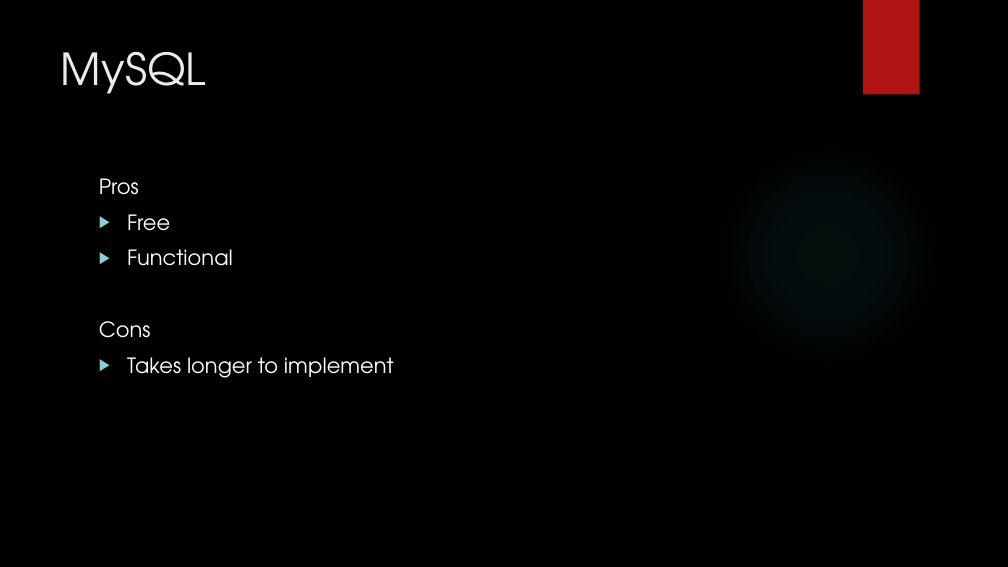
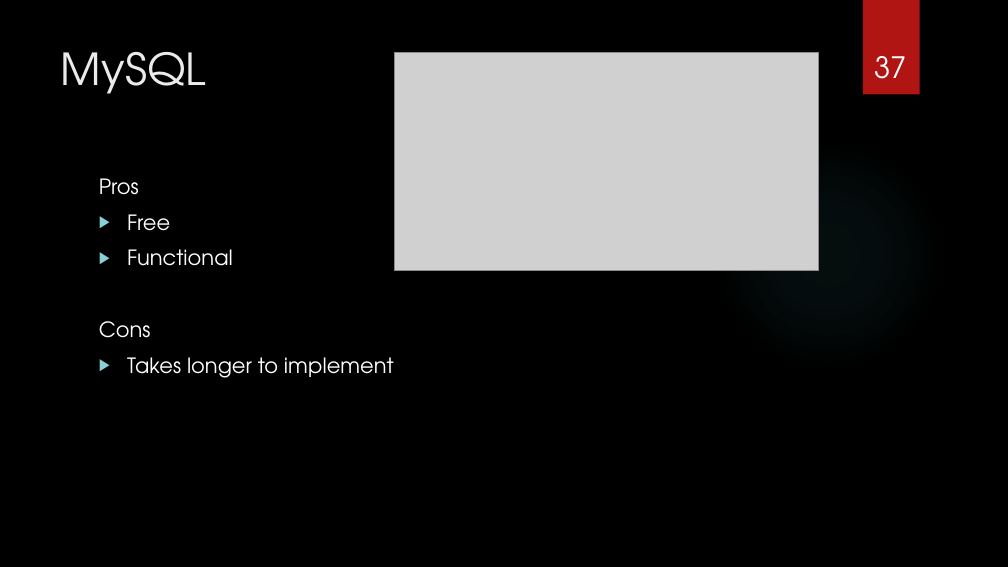
Before and after one commit to junmin-yee/Landmarked, a slide deck: slide 37 of Technology Presentation.pptx. Drawn at 1008x567 pixels with LibreOffice and Linux fonts; fonts in the diff are those of the drawing; grey boxes stand for pictures; background and template pictures are left out. Boxes give left, top, right and bottom in pixels: in the first picture for what was removed or moved away, otherwise in the second. Text is boxed around its words. In the diff, an @@ line names an element or a change of style, - is before the commit and + after.

```diff
--- a/Technology Presentation.pptx
+++ b/Technology Presentation.pptx
@@ picture added at bbox=[395, 52, 818, 271] @@
@@ page number added at bbox=[874, 56, 907, 79], 28 pt, text #FFFFFF @@
+37
```
Also in this commit, not shown: 40 other slides changed.
